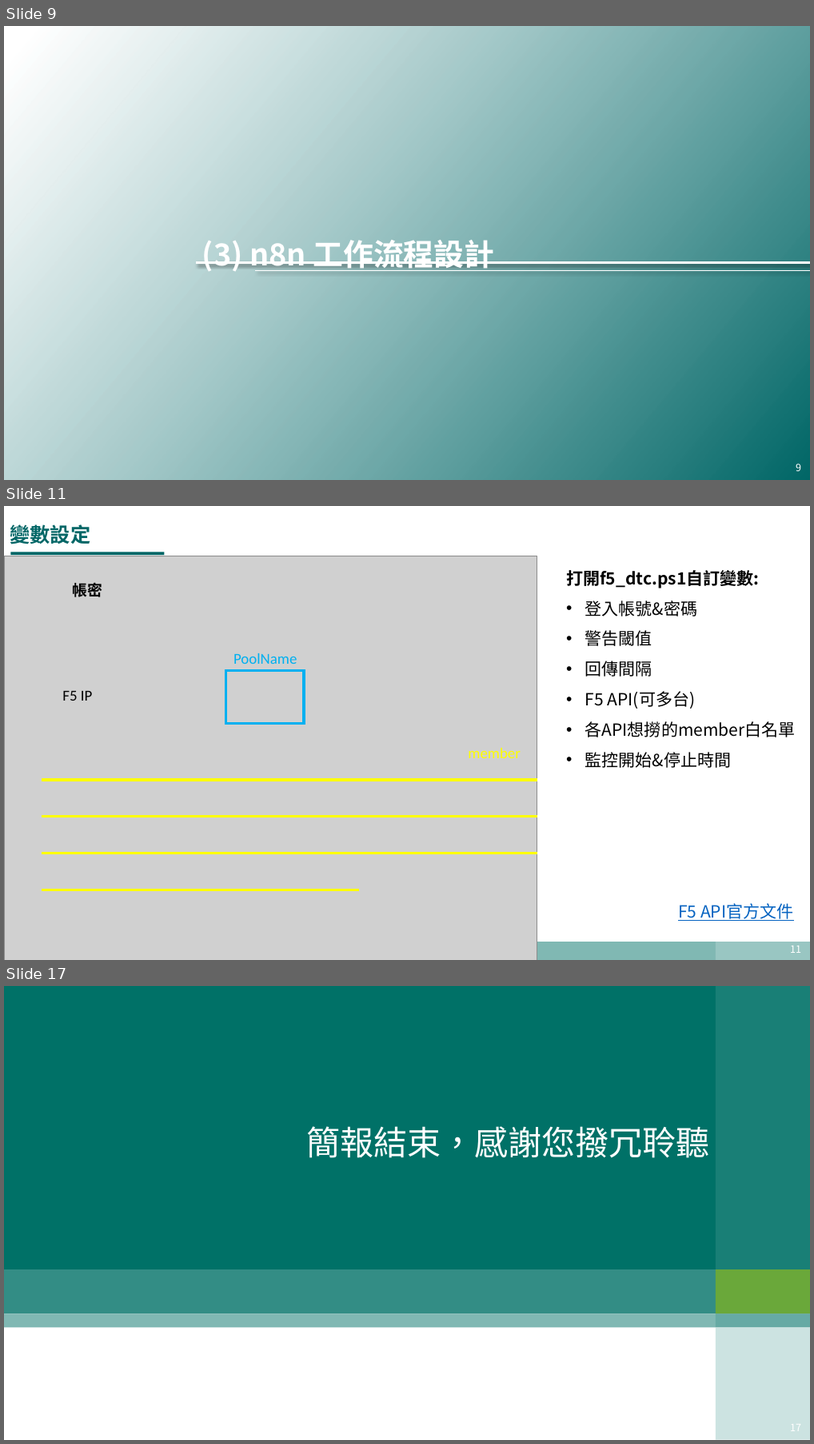
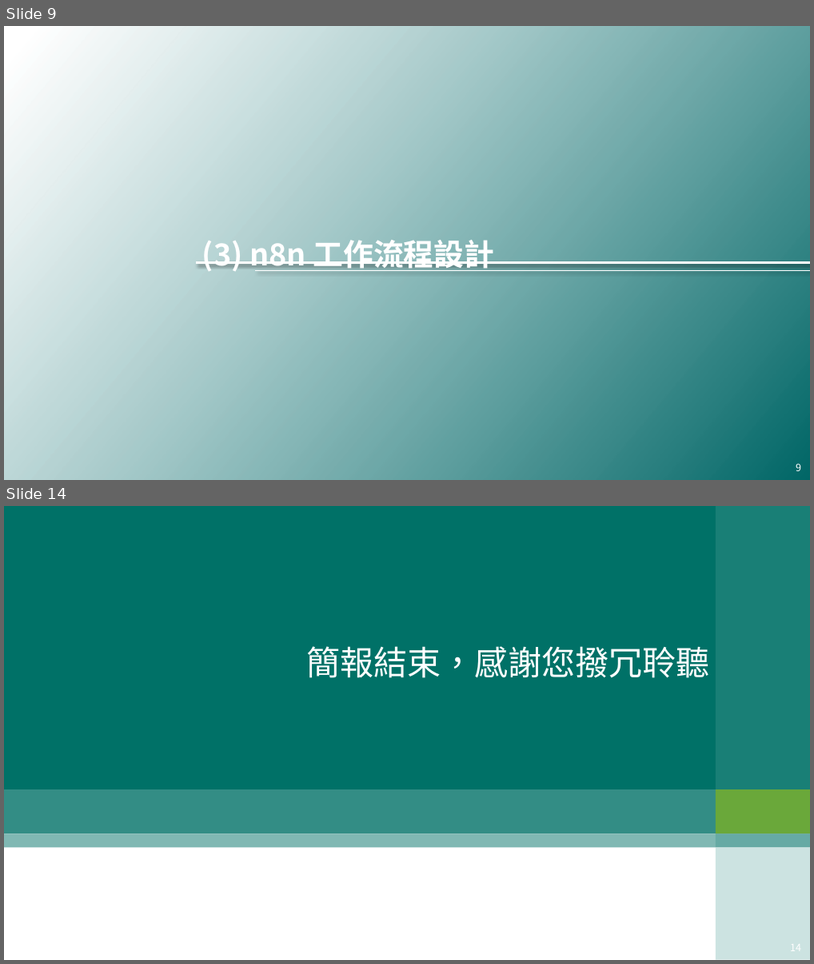
Before and after one commit to 43903687/Data_for_CTBC, a slide deck: 20251104_n8n報告.pptx. Shown one above the other, each under a label of ours: slides 9, 11 and 17 before the commit, slides 9 and 14 after it; the slides between them are not shown. The pictures are 814x1444 and 814x964 pixels, drawn with LibreOffice and Linux fonts; fonts in the diff are those of the drawing; grey boxes stand for pictures; background and template pictures are left out. Boxes give left, top, right and bottom in pixels: in the first picture for what was removed or moved away, otherwise in the second. Text is boxed around its words. In the diff, an @@ line names an element or a change of style, - is before the commit and + after.

```diff
--- a/20251104_n8n報告.pptx
+++ b/20251104_n8n報告.pptx
@@ slide 11 removed at (x1=4, y1=506, x2=810, y2=960), background #FFFFFF @@
@@ title removed at (x1=10, y1=524, x2=91, y2=544) @@
-變數設定
@@ rectangle removed at (x1=10, y1=552, x2=164, y2=555) @@
@@ picture removed at (x1=4, y1=556, x2=538, y2=960) @@
@@ text removed at (x1=566, y1=570, x2=796, y2=768) @@
-打開f5_dtc.ps1自訂變數:
-• 登入帳號&密碼
-• 警告閾值
-• 回傳間隔
-• F5 API(可多台)
-• 各API想撈的member白名單
-• 監控開始&停止時間
@@ text removed at (x1=72, y1=583, x2=102, y2=597) @@
-帳密
@@ rectangle removed at (x1=226, y1=670, x2=305, y2=723) @@
@@ text removed at (x1=234, y1=653, x2=297, y2=664) @@
-PoolName
@@ text removed at (x1=62, y1=691, x2=92, y2=700) @@
-F5 IP
@@ text removed at (x1=468, y1=748, x2=520, y2=758) @@
-member
@@ line removed from (42, 780) to (538, 780) @@
@@ line removed from (42, 816) to (538, 816) @@
@@ line removed from (42, 853) to (538, 853) @@
@@ line removed from (42, 889) to (359, 889) @@
@@ text removed at (x1=678, y1=903, x2=794, y2=920) @@
-F5 API官方文件
@@ rectangle removed at (x1=4, y1=941, x2=810, y2=960) @@
@@ rectangle removed at (x1=716, y1=941, x2=810, y2=960) @@
@@ page number removed at (x1=790, y1=945, x2=802, y2=952) @@
-11
@@ what was slide 17 is now slide 14 @@
@@ page number at (x1=756, y1=939, x2=808, y2=956): text changed @@
-17
+14
```
Also in this commit, not shown: 4 slides changed, 3 slides added, 5 other slides removed, 1 other file.
